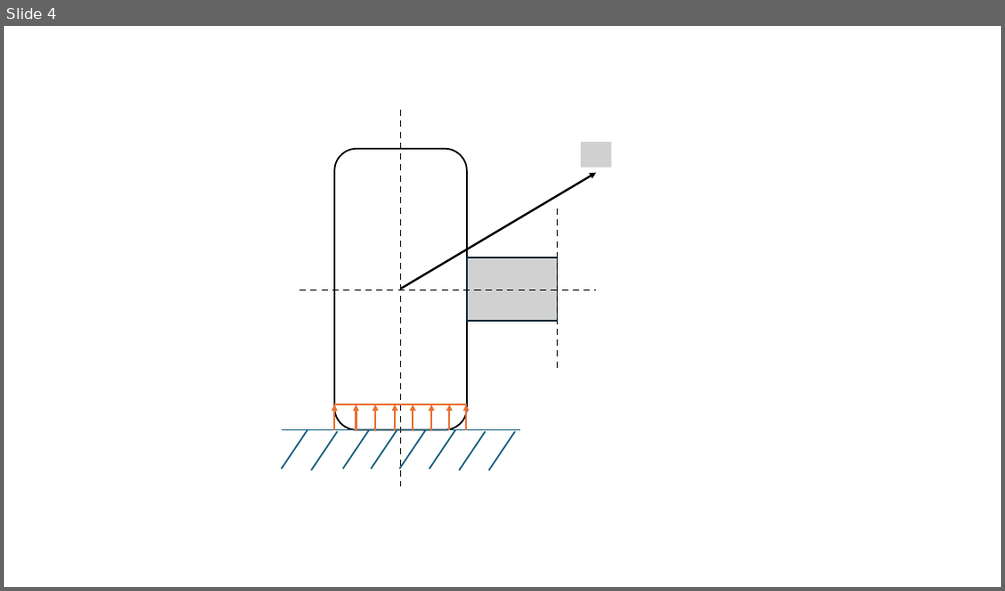
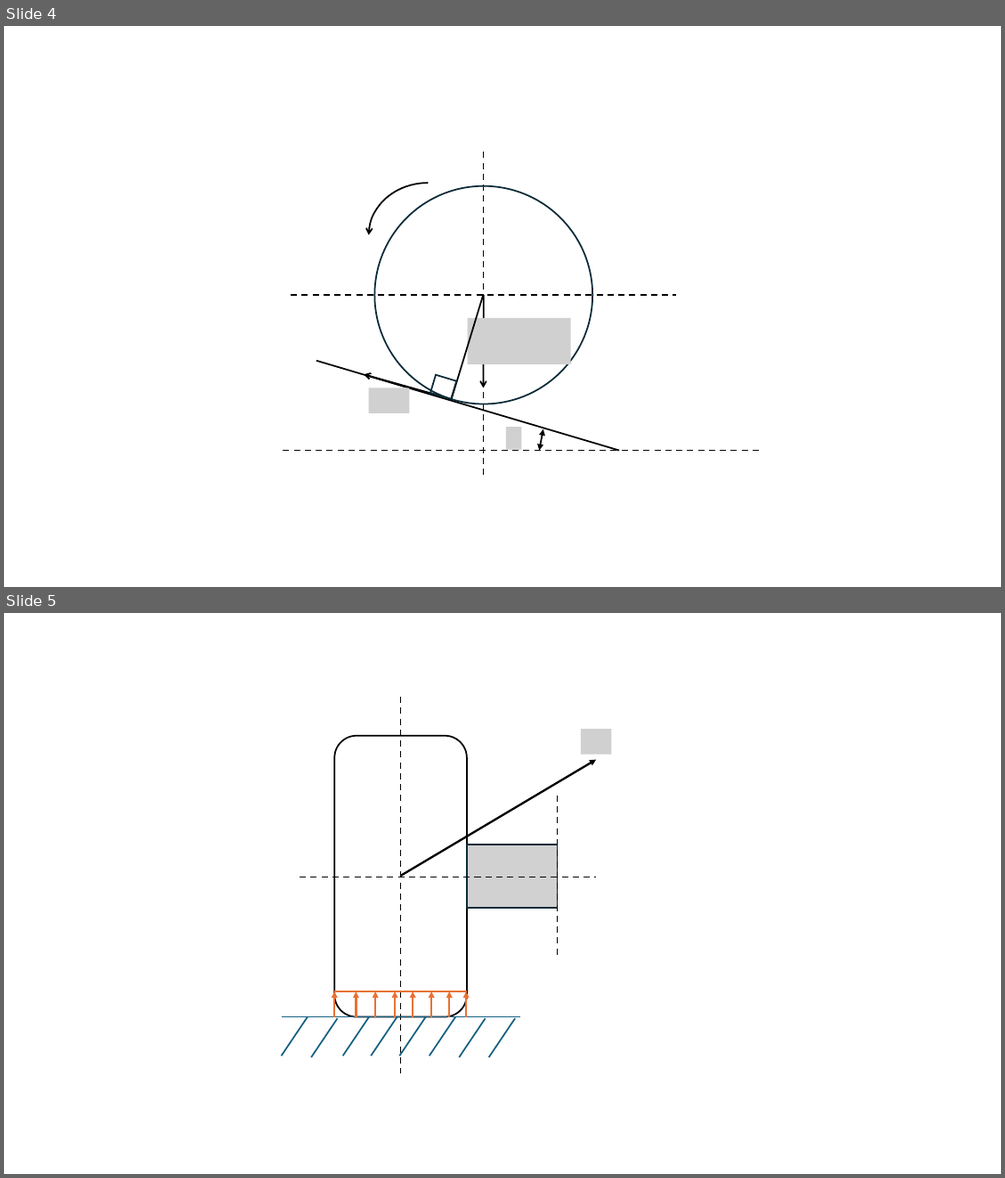
Before and after one commit to Thanh-Sang-AI/Mechanical-Design-and-Control-Algorithms-for-Self-Balancing-Two-Wheeled-Vehicle, a slide deck: thiet ke hoverboard.pptx. Shown one above the other, each under a label of ours: slide 4 before the commit, slides 4 and 5 after it. The pictures are 1005x591 and 1005x1178 pixels, drawn with LibreOffice and Linux fonts; fonts in the diff are those of the drawing; grey boxes stand for pictures. Boxes give left, top, right and bottom in pixels: in the first picture for what was removed or moved away, otherwise in the second. Text is boxed around its words. In the diff, an @@ line names an element or a change of style, - is before the commit and + after.

```diff
--- a/thiet ke hoverboard.pptx
+++ b/thiet ke hoverboard.pptx
@@ slide 4 added at (4,26,1001,587), background #FFFFFF @@
@@ line added from (484, 151) to (484, 476), #000000 1.5 pt dashed @@
@@ arc (boxed as its full ellipse) added at (369,183,487,287), outline #000000 1.5 pt @@
@@ ellipse added at (375,186,592,403), outline #092A39 1.5 pt @@
@@ line added from (291, 295) to (676, 295), #000000 1.5 pt dashed @@
@@ line added from (484, 295) to (451, 399), #000000 1.5 pt @@
@@ picture added at (468,318,571,364) @@
@@ arrow added from (484, 295) to (484, 388), #000000 1.5 pt @@
@@ line added from (619, 450) to (316, 361), #000000 1.5 pt @@
@@ arrow added from (441, 396) to (364, 375), #000000 1.5 pt @@
@@ picture added at (369,388,409,413) @@
@@ rectangle added at (430,375,456,399), outline #092A39 1.5 pt @@
@@ line added from (283, 450) to (760, 450), #000000 1.5 pt dashed @@
@@ picture added at (506,426,521,450) @@
@@ double arrow added from (543, 429) to (540, 450), #000000 1.5 pt @@
@@ what was slide 4 is now slide 5 @@
```
Also in this commit, not shown: 7 slides changed, 1 other slide added, 1 slide removed, 1 other file.
